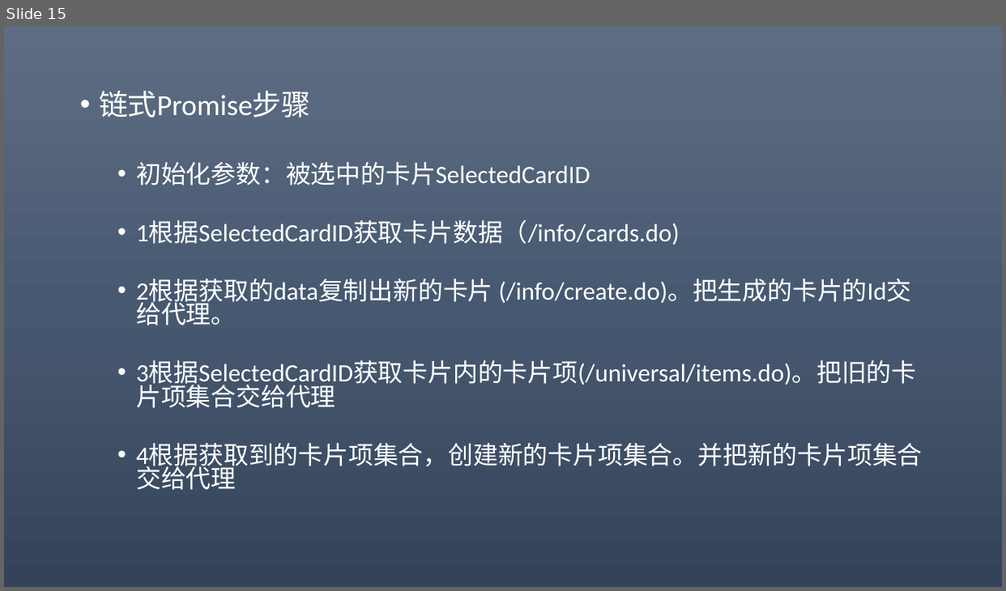
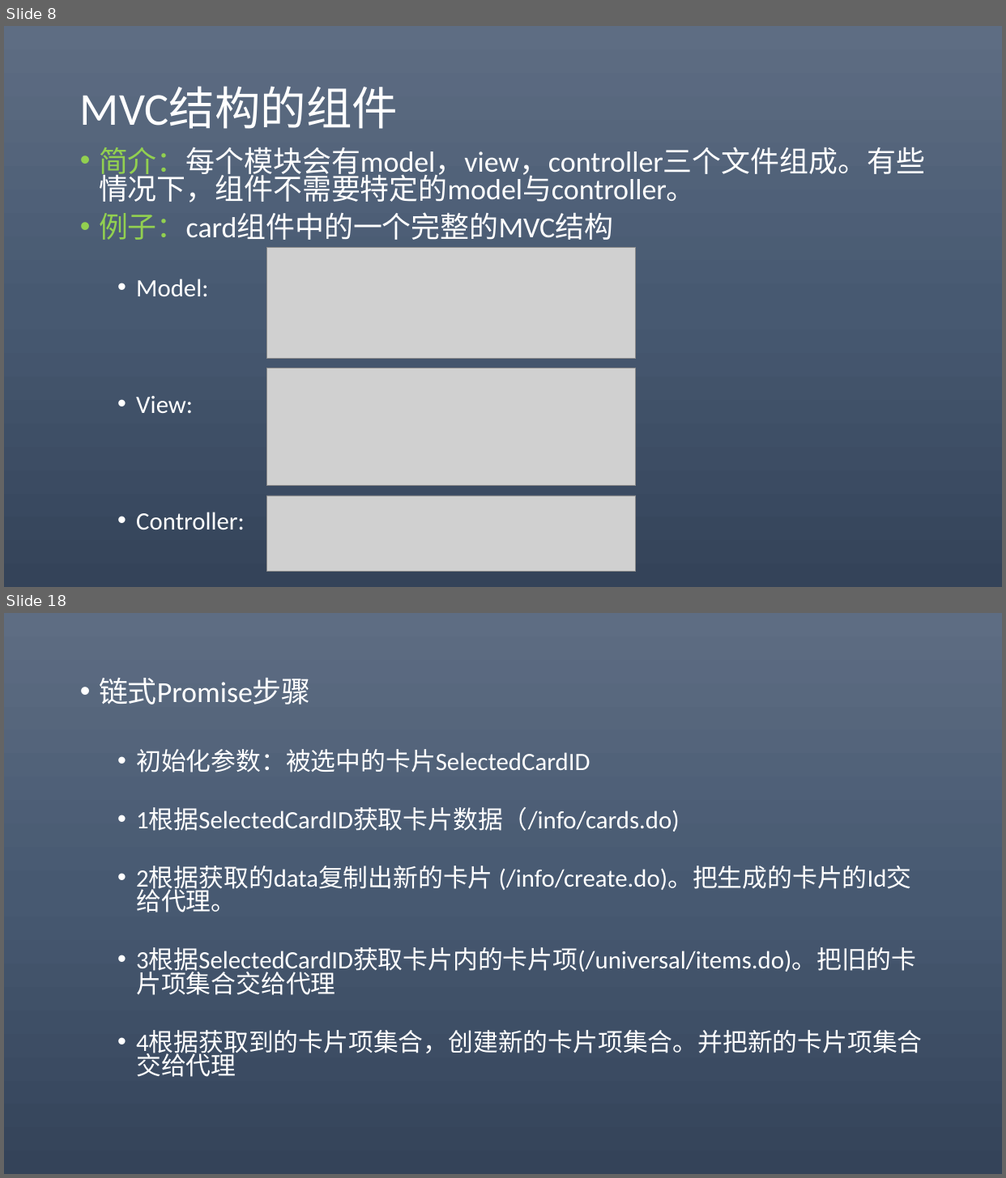
Before and after one commit to 369857519/AlgorithmPractise, a slide deck: eXT.pptx. Shown one above the other, each under a label of ours: slide 15 before the commit, slides 8 and 18 after it; the slides between them are not shown. The pictures are 1006x591 and 1006x1178 pixels, drawn with LibreOffice and Linux fonts; fonts in the diff are those of the drawing; grey boxes stand for pictures. Boxes give left, top, right and bottom in pixels: in the first picture for what was removed or moved away, otherwise in the second. Text is boxed around its words. In the diff, an @@ line names an element or a change of style, - is before the commit and + after.

```diff
--- a/eXT.pptx
+++ b/eXT.pptx
@@ slide 8 added at bbox=[4, 26, 1002, 587], background gradient #5E6D85 to #495A73 to #35445A @@
@@ title added at bbox=[80, 86, 398, 129], 44 pt, text #FFFFFF @@
+MVC结构的组件
@@ text added at bbox=[99, 147, 925, 530], 28 pt, text #FFFFFF @@
+• 简介：每个模块会有model，view，controller三个文件组成。有些情况下，组件不需要特定的model与controller。
+• 例子：card组件中的一个完整的MVC结构
+  • Model:
+  • View:
+  • Controller:
@@ picture added at bbox=[266, 248, 636, 359] @@
@@ picture added at bbox=[266, 369, 636, 486] @@
@@ picture added at bbox=[266, 496, 636, 572] @@
@@ what was slide 15 is now slide 18 @@
```
Also in this commit, not shown: 7 slides changed, 13 other slides added, 11 slides removed, 10 other files.
